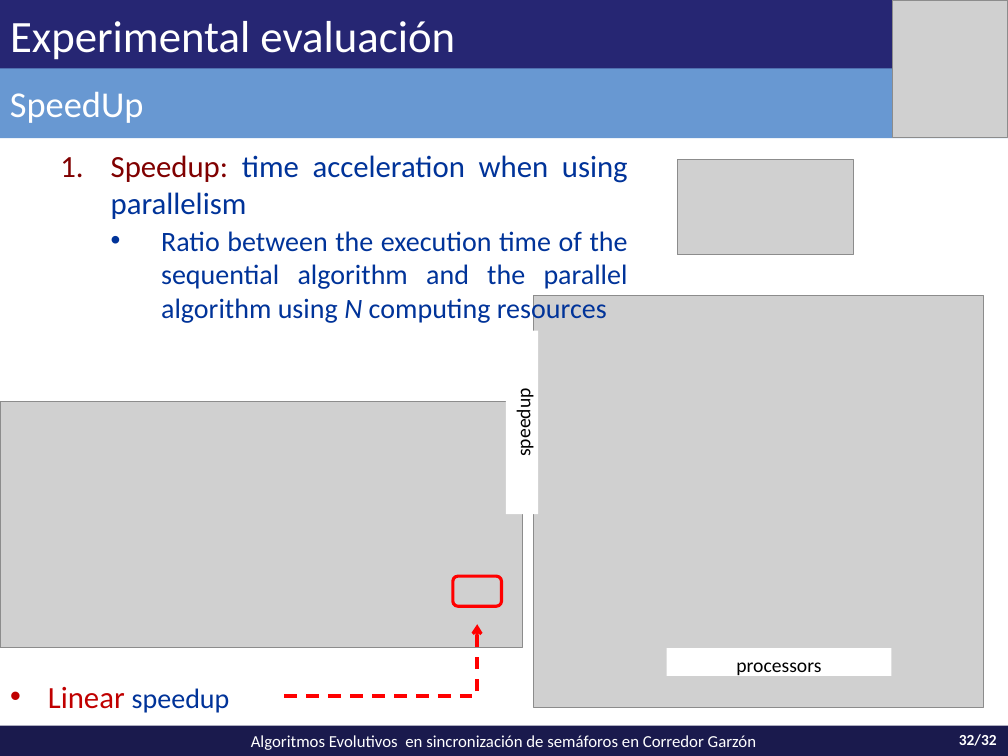
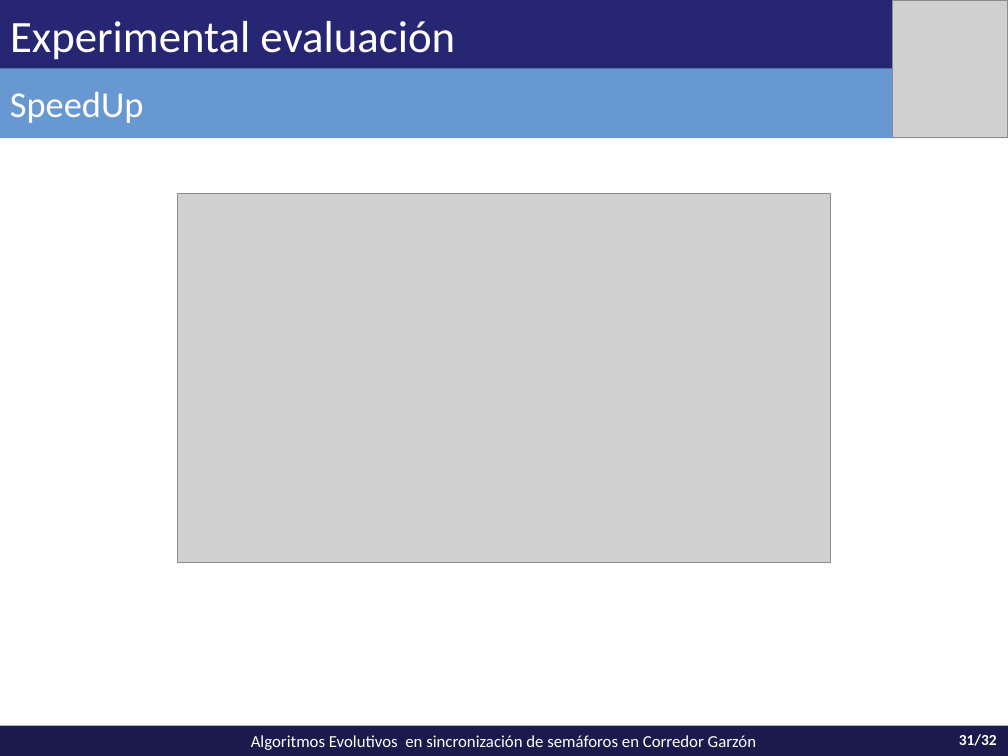
Before and after one commit to vitogit/proyecto-grado-garzon-2014, a slide deck: slide 31 of presentacion/Presentacion Garzon.pptx (slide 32 before the commit). Drawn at 1008x756 pixels with LibreOffice and Linux fonts; fonts in the diff are those of the drawing; grey boxes stand for pictures. Boxes give left, top, right and bottom in pixels: in the first picture for what was removed or moved away, otherwise in the second. Text is boxed around its words. In the diff, an @@ line names an element or a change of style, - is before the commit and + after.

```diff
--- a/presentacion/Presentacion Garzon.pptx
+++ b/presentacion/Presentacion Garzon.pptx
@@ text removed at [111, 155, 628, 325] @@
-    1. Speedup: time acceleration when using parallelism
-      • Ratio between the execution time of the sequential algorithm and the parallel algorithm using N computing resources
@@ picture removed at [677, 160, 854, 255] @@
@@ picture added at [177, 194, 830, 563] @@
@@ picture removed at [533, 295, 984, 708] @@
@@ rectangle removed at [506, 331, 538, 514] @@
-speedup
@@ picture removed at [0, 401, 522, 647] @@
@@ rounded rectangle removed at [453, 577, 501, 607] @@
@@ elbow arrow removed from (284, 697) to (477, 624) @@
@@ rectangle removed at [666, 648, 891, 676] @@
-processors
@@ text removed at [48, 687, 230, 713] @@
-  • Linear speedup
@@ page number at [959, 734, 997, 746]: text changed @@
-32/32
+31/32
```
Also in this commit, not shown: 8 other slides changed, 1 slide added, 3 slides removed.
